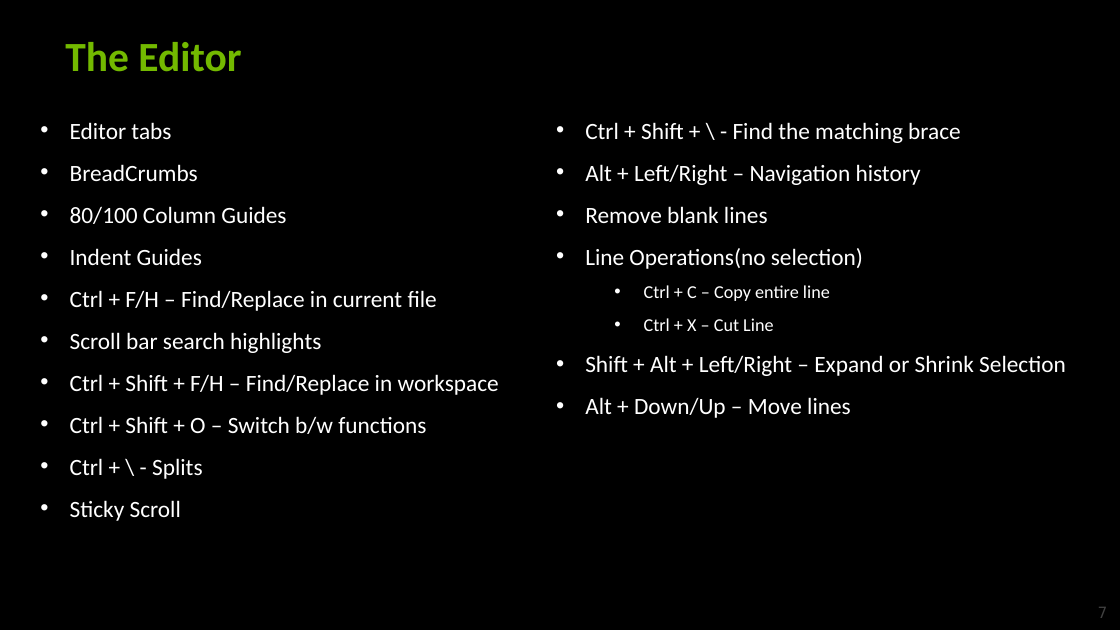
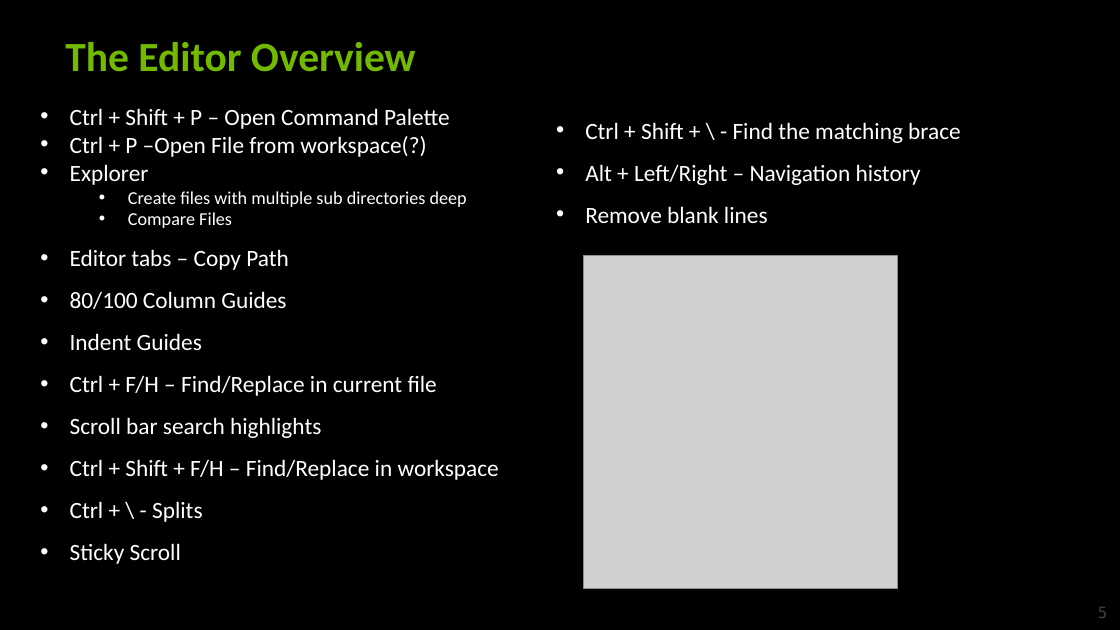
Before and after one commit to vineelkovvuri/edgroom-gvpcoe-sessions-2024, a slide deck: slide 5 of VSCode/VSCode - Take2.pptx (slide 7 before the commit). Drawn at 1120x630 pixels with LibreOffice and Linux fonts; fonts in the diff are those of the drawing; grey boxes stand for pictures; background and template pictures are left out. Boxes give left, top, right and bottom in pixels: in the first picture for what was removed or moved away, otherwise in the second. Text is boxed around its words. In the diff, an @@ line names an element or a change of style, - is before the commit and + after.

```diff
--- a/VSCode/VSCode - Take2.pptx
+++ b/VSCode/VSCode - Take2.pptx
@@ title at [65, 42, 416, 72]: text changed @@
-The Editor
+The Editor Overview
@@ text at [70, 108, 467, 270]: text changed @@
-• Editor tabs
-• BreadCrumbs
+• Ctrl + Shift + P – Open Command Palette
+• Ctrl + P –Open File from workspace(?)
+• Explorer
+  • Create files with multiple sub directories deep
+  • Compare Files
+• Editor tabs – Copy Path
@@ picture added at [583, 256, 898, 589] @@
@@ text at [585, 285, 1066, 418]: paragraphs removed @@
-• Line Operations(no selection)
-  • Ctrl + C – Copy entire line
-  • Ctrl + X – Cut Line
-• Shift + Alt + Left/Right – Expand or Shrink Selection
-• Alt + Down/Up – Move lines
@@ text at [70, 416, 426, 434]: paragraph removed @@
-• Ctrl + Shift + O – Switch b/w functions
@@ page number at [1098, 607, 1107, 618]: text changed @@
-7
+5
```
Also in this commit, not shown: 7 other slides changed, 1 slide added, 2 slides removed, 27 other files.
